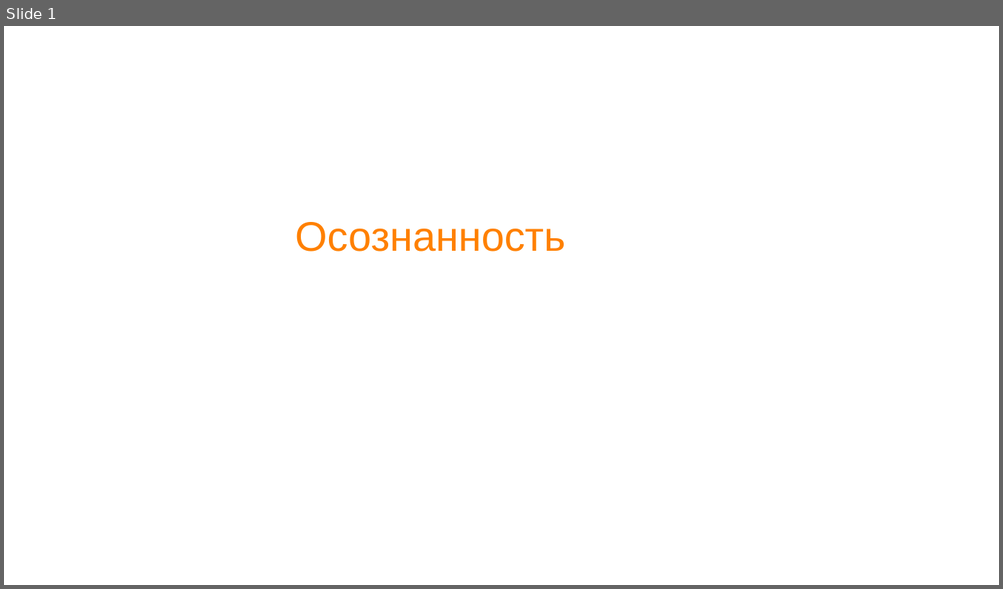
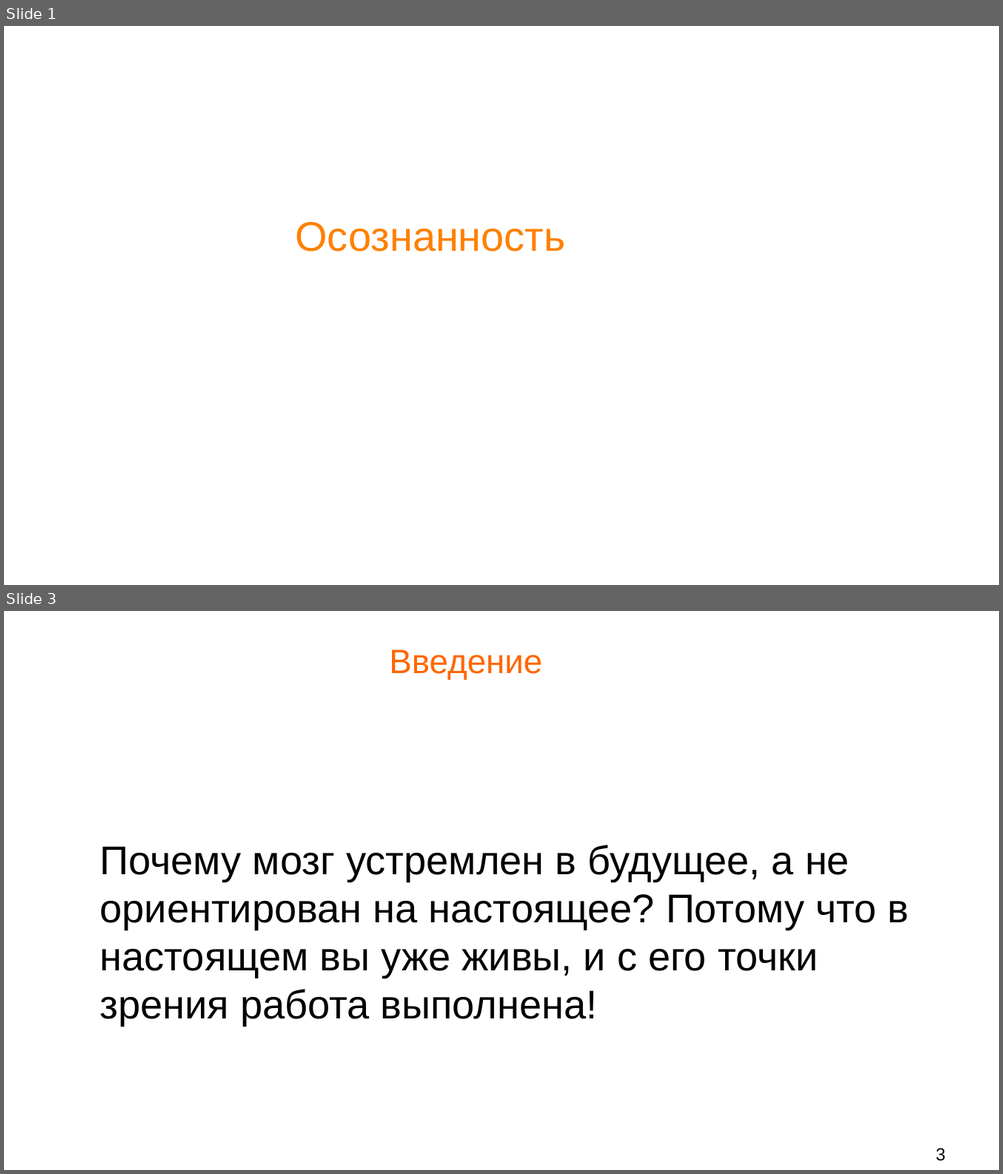
Before and after one commit to Chularev/articles, a slide deck: Psychology/6. Осознанность/Осознанность.odp. Shown one above the other, each under a label of ours: slide 1 before the commit, slides 1 and 3 after it; the slides between them are not shown. The pictures are 1003x589 and 1003x1174 pixels, drawn with LibreOffice and Linux fonts; fonts in the diff are those of the drawing; background and template pictures are left out. Boxes give left, top, right and bottom in pixels: in the first picture for what was removed or moved away, otherwise in the second. Text is boxed around its words. In the diff, an @@ line names an element or a change of style, - is before the commit and + after.

```diff
--- a/Psychology/6. Осознанность/Осознанность.odp
+++ b/Psychology/6. Осознанность/Осознанность.odp
@@ slide 3 added at (x1=4, y1=611, x2=999, y2=1170), background #FFFFFF @@
@@ title added at (x1=389, y1=649, x2=542, y2=680), 27 pt, text #FF6600 @@
+Введение
@@ text added at (x1=100, y1=845, x2=909, y2=1025), 32 pt, text #000000 @@
+Почему мозг устремлен в будущее, а не ориентирован на настоящее? Потому что в настоящем вы уже живы, и с его точки зрения работа выполнена!
@@ page number added at (x1=936, y1=1148, x2=945, y2=1162), 14 pt, text #000000 @@
+3
```
Also in this commit, not shown: 2 other slides added, 1 slide removed.
